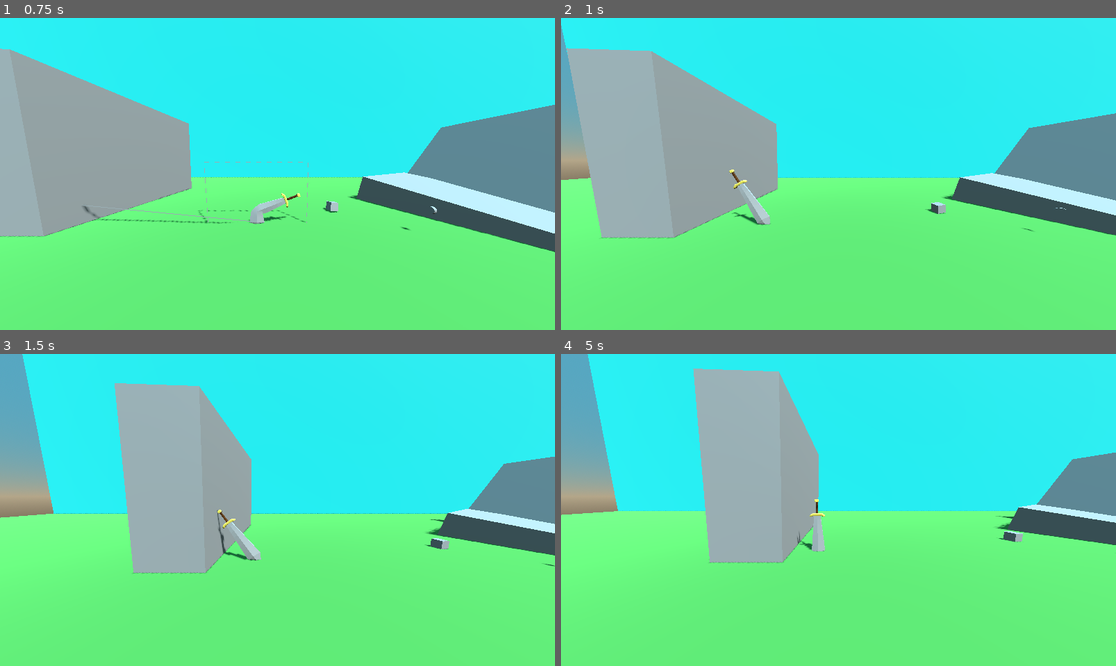
Above: before the commit, frames 1-4 (two rows, left to right).
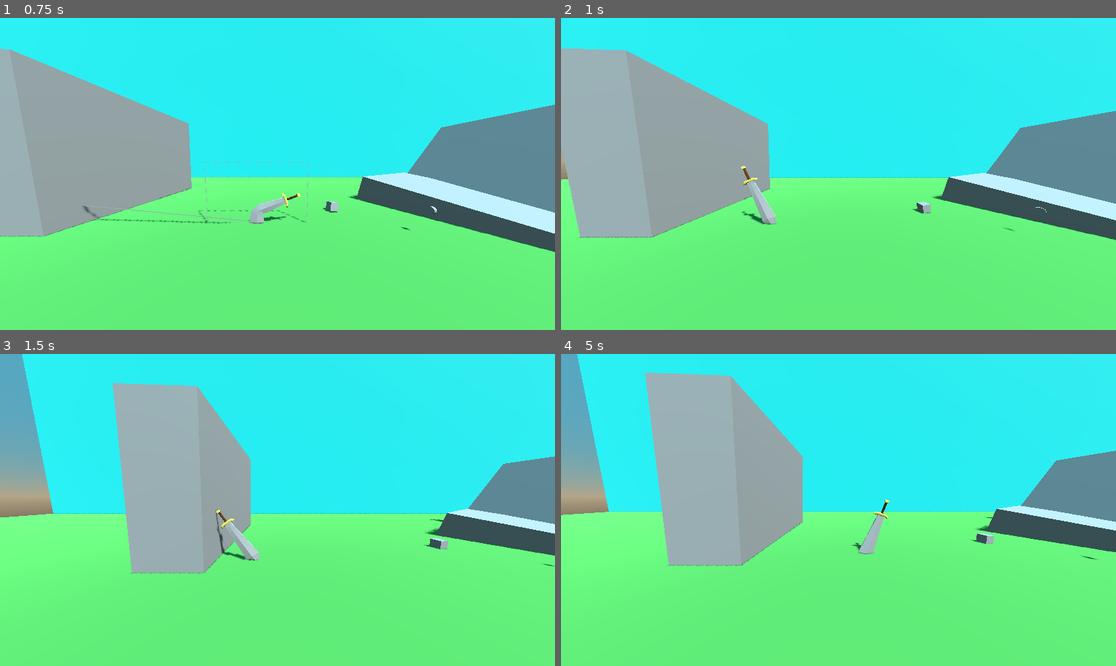
Above: after the commit, the same moments.

Repository: djoerres8/stabbing-over-it
Game: Godot game, scene res://scenes/scene1.tscn
Same seed, same stepped clock (60 frames per second), same inputs: the game is played once before the commit and once after it.
Inputs (mouse positions are in pixels of both pictures, inside the frame that each line leads up to):
- Up to frame 1 (0.75 s): tap Enter (ui_accept) at 0.5 s; move the mouse to (399, 158) at 0.52 s; hold Right (ui_right) from 0.53 s (still down); tap Mouse wheel down (scroll_down) at 0.6 s; click (399, 158) at 0.67 s
- Up to frame 2 (1 s): keep holding Right (ui_right); tap Enter (ui_accept) at 0.77 s
- Up to frame 3 (1.5 s): release Right (ui_right) at 1.25 s; drag from (166, 525) to (249, 572) at 1.27 s
- Up to frame 4 (5 s): move the mouse to (894, 441) at 2.02 s; hold Right (ui_right) 2.03-2.75 s; tap Mouse wheel down (scroll_down) at 2.1, 3.6 s; click (894, 441) at 2.17 s; drag from (810, 572) to (672, 463) at 2.77 s; move the mouse to (1005, 556) at 3.52 s; hold Left (ui_left) 3.53-4.25 s; click (1005, 556) at 3.67 s; tap Enter (ui_accept) at 3.77 s; drag from (672, 463) to (755, 432) at 4.27 s

Frame 1 is identical in both runs. In frame 2, 5.6% of the frame differs, in the area x 0-100%, y 2-72%; in frame 3, 0.7%; in frame 4, 12%, in the area x 0-100%, y 0-68%.

Commit message:
further refining sword physics
added fling animation

Diff:
--- a/scenes/stabbert.tscn
+++ b/scenes/stabbert.tscn
@@ -4,8 +4,8 @@
 [ext_resource type="Script" path="res://scripts/stabbert_camera.gd" id="2_ce6pi"]
 
 [sub_resource type="PhysicsMaterial" id="PhysicsMaterial_7of3c"]
-friction = 0.56
-bounce = 0.25
+friction = 0.5
+bounce = 0.4
 
 [sub_resource type="StandardMaterial3D" id="StandardMaterial3D_0bod1"]
 resource_name = "Hilt"
@@ -121,8 +121,9 @@
 bind/13/pose = Transform3D(1, 0, 0, 0, 0, -1, 0, 1, 0, 0, 0, 0)
 
 [sub_resource type="CylinderShape3D" id="CylinderShape3D_6ruyh"]
-height = 0.42946
-radius = 0.461509
+margin = 0.05
+height = 0.3
+radius = 0.45
 
 [sub_resource type="BoxShape3D" id="BoxShape3D_yltf1"]
 size = Vector3(0.388977, 0.283447, 0.213806)
@@ -131,7 +132,7 @@
 size = Vector3(0.215332, 1.06152, 0.164246)
 
 [sub_resource type="BoxShape3D" id="BoxShape3D_3kipt"]
-size = Vector3(45.5983, 25.6266, 1)
+size = Vector3(40, 40, 1)
 
 [node name="Stabbert" type="RigidBody3D"]
 axis_lock_linear_z = true
@@ -296,7 +297,7 @@
 collision_mask = 2
 
 [node name="bendableArea" type="CollisionShape3D" parent="Area3D"]
-transform = Transform3D(1, 0, 0, 0, 1, 0, 0, 0, 1, -0.028825, -2.84052, 0)
+transform = Transform3D(1, 0, 0, 0, 1, 0, 0, 0, 1, 0, -4, 0)
 shape = SubResource("BoxShape3D_3kipt")
 
 [node name="LeftHiltRay" type="RayCast3D" parent="."]
--- a/scripts/stabbert.gd
+++ b/scripts/stabbert.gd
@@ -20,13 +20,22 @@
 const MIN_Y_PULSE = 5
 const MAX_TORQUE = 30
 
+var pulse : Vector3
+var torque : Vector3
+
+#vairable that holds if the user is holding the left mouse button and and bending the sword
 var selected : bool = false
 
 #wether or not stabbert is currently impaling a surface
-var stabbed = false
-
-var start_position : Vector3
-var end_position : Vector3
+var stabbed : bool = false
+
+#track while the sword is being animated from release to fling
+var flinging : bool = false
+var flingPos1 : Vector3
+var flingPos2 : Vector3
+var flingPos3 : Vector3
+var handleBasePos : Vector3 = Vector3(0,5,0)
+var handlePos : int
 
 
 # Called when the node enters the scene tree for the first time.
@@ -42,7 +51,7 @@
 	$Camera_Controller.position = lerp($Camera_Controller.position, position, .1)
 
 	#launch box
-	if selected:
+	if selected and not flinging:
 		draw_launch_box()
 
 	#stop linear motion if impaled
@@ -63,18 +72,41 @@
 		self.linear_velocity = Vector3(0, 0, 0)  # Stop linear momentum
 		self.angular_velocity = Vector3(0, 0, 0)  # Stop angular momentum
 
-#stop all motion
+	if flinging:
+		match handlePos:
+			1:
+				handle.position = flingPos1
+				handlePos += 1
+			2:
+				handle.position = flingPos2
+				handlePos += 1
+			3:
+				handle.position = flingPos3
+				handlePos += 1
+			_:
+				handle.position = handleBasePos
+				flinging = false
+				shoot(pulse, torque)
+
+
+#stop all motion by setting gravity to 0
 func stop_motion() -> void:
 	linear_velocity = Vector3.ZERO
 	angular_velocity = Vector3.ZERO
 	gravity_scale = 0
 
+#Allow sword to continue moving
 func continue_motion() -> void:
 	stabbed = false
 	gravity_scale = GRAVITY_SCALE
 
+#check if sword is moveing. using .1 as that seems to be small enough that it wont actually move but the values get stuck lower a lot
 func is_motionless() -> bool:
 	return (abs(linear_velocity.x) <= 0.1 and abs(linear_velocity.y) <= 0.1)
+
+#helper function to get midpoint of 3 vetecies
+func get_midpoint(vec1: Vector3, vec2: Vector3) -> Vector3:
+	return (vec1 + vec2) / 2
 
 # given a pulse and torque apply force and rotation to the sword
 func shoot(pulse:Vector3, torque:Vector3)->void:
@@ -90,7 +122,6 @@
 	var angle = rotation.z  # Get the object's z-rotation in radians
 	var cos_angle = cos(angle)
 	var sin_angle = sin(angle)
-
 
   # Rotate the pulse vector in the X-Y plane
 	var adjusted_pulse = Vector3(
@@ -99,8 +130,83 @@
 		pulse.z  # Z stays the same
 	)
 
+	#Apply force to the sword
 	self.apply_impulse(adjusted_pulse) # just need x and y values
 	self.apply_torque_impulse(torque) # just need z value
+
+	#selected is turned here because we dont want it false before the sword starts moving
+	selected = false
+
+
+func _on_area_3d_input_event(camera: Node, event: InputEvent, event_position: Vector3, normal: Vector3, shape_idx: int) -> void:
+	#isten for mouse buttons
+	if event is InputEventMouseButton:
+
+		if event.is_pressed() and event.button_index == MOUSE_BUTTON_LEFT and (stabbed or is_motionless()):
+			selected = true
+
+	#raycast from camer to mouse position (x, y, 0)
+	#check if colliding with bendableArea
+	#if colliding, handle position = mouse position
+	if event is InputEventMouseMotion and selected and not flinging:
+		var areaCollision = camera.shoot_ray()
+		if areaCollision is Vector3:
+			# add 5 to y because that is the Handle's offset
+			handle.position = Vector3(areaCollision.x, areaCollision.y + 5, handle.position.z)
+
+			#get relative values
+			var pulse_x = ((clamp(areaCollision.x, -5, 5) - MIN_X_AREA) / (MAX_X_AREA - MIN_X_AREA)) * (MAX_X_PULSE*2) - MAX_X_PULSE
+			var pulse_y = ((clamp(areaCollision.y+5, -4, 6) - MIN_Y_AREA) / (MAX_Y_AREA - MIN_Y_AREA)) * (MAX_Y_PULSE - MIN_Y_PULSE) - MAX_Y_PULSE
+			draw_launch_direction(Vector3(pulse_x*-1, pulse_y*-1, 0))
+
+#listen for lmb release and fling
+func _input(event):
+
+	if event is InputEventMouseButton:
+		if event.is_released() and event.button_index == MOUSE_BUTTON_LEFT and selected:
+
+			#get vector the handle is at when releasing
+			var area_x = clamp(handle.position.x, MIN_X_AREA, MAX_X_AREA)
+			var area_y = clamp(handle.position.y, MIN_Y_AREA, MAX_Y_AREA)
+
+			# trandform the vector from where the handle is when releasing to the coresponding value from min-max for x and y
+			var pulse_x = ((area_x - MIN_X_AREA) / (MAX_X_AREA - MIN_X_AREA)) * (MAX_X_PULSE*2) - MAX_X_PULSE
+			var pulse_y = ((area_y - MIN_Y_AREA) / (MAX_Y_AREA - MIN_Y_AREA)) * (MAX_Y_PULSE - MIN_Y_PULSE) - MAX_Y_PULSE
+
+			#calculate pulse relative to the x vector, then add additional depending on how low the y axes is
+			var torque_z = ((pulse_x + MAX_X_PULSE) / (MAX_X_PULSE + MAX_X_PULSE)) * (MAX_TORQUE*2) - MAX_TORQUE
+			if area_y < 4:
+				if torque_z > 0:
+					torque_z = torque_z - (.5 * pulse_y)
+				else:
+					torque_z = torque_z + (.5 * pulse_y)
+
+			#set pulse and torque
+			torque = Vector3(0, 0, torque_z)
+			pulse = Vector3((pulse_x*-1), (pulse_y*-1), 0)
+
+			#get animation positions and start fling
+			flingPos2 = get_midpoint(handle.position, handleBasePos)
+			flingPos1 = get_midpoint(handle.position, flingPos2)
+			flingPos3 = get_midpoint(flingPos2, handleBasePos)
+			flinging = true
+			handlePos = 1
+
+			#remove guidelines
+			debug_mesh.clear_surfaces()
+
+#when sword tip enters a body
+func _on_sword_tip_area_body_entered(_body: Node3D) -> void:
+	stabbed = true
+	stop_motion()
+
+#when the sword tip exits a body
+func _on_sword_tip_area_body_exited(body: Node3D) -> void:
+	continue_motion()
+	stabbed = false
+
+
+##GUIDELINES
 
 #display launch direction
 func draw_launch_direction(pulse: Vector3):
@@ -162,81 +268,3 @@
 		debug_mesh.surface_add_vertex(segment_end)
 
 		current_length += segment_length * 2  # Adjust gap size
-
-
-func _on_area_3d_input_event(camera: Node, event: InputEvent, event_position: Vector3, normal: Vector3, shape_idx: int) -> void:
-	#isten for mouse buttons
-	if event is InputEventMouseButton:
-
-		if event.is_pressed() and event.button_index == MOUSE_BUTTON_LEFT and (stabbed or is_motionless()):
-			selected = true
-
-	#raycast from camer to mouse position (x, y, 0)
-	#check if colliding with bendableArea
-	#if colliding, handle position = mouse position
-	if event is InputEventMouseMotion and selected:
-		var areaCollision = camera.shoot_ray()
-		if areaCollision is Vector3:
-			# add 5 to y because that is the Handle's offset
-			handle.position = Vector3(areaCollision.x, areaCollision.y + 5, handle.position.z)
-
-			#get relative values
-			var pulse_x = ((clamp(areaCollision.x, -5, 5) - MIN_X_AREA) / (MAX_X_AREA - MIN_X_AREA)) * (MAX_X_PULSE*2) - MAX_X_PULSE
-			var pulse_y = ((clamp(areaCollision.y+5, -4, 6) - MIN_Y_AREA) / (MAX_Y_AREA - MIN_Y_AREA)) * (MAX_Y_PULSE - MIN_Y_PULSE) - MAX_Y_PULSE
-			draw_launch_direction(Vector3(pulse_x*-1, pulse_y*-1, 0))
-
-func _input(event):
-
-	if event is InputEventMouseButton:
-		if event.is_released() and event.button_index == MOUSE_BUTTON_LEFT and selected:
-
-			#vector the handle is at when mouse is released
-			var area_x = clamp(handle.position.x, MIN_X_AREA, MAX_X_AREA)
-			var area_y = clamp(handle.position.y, MIN_Y_AREA, MAX_Y_AREA)
-
-			#get relative values
-			var pulse_x = ((area_x - MIN_X_AREA) / (MAX_X_AREA - MIN_X_AREA)) * (MAX_X_PULSE*2) - MAX_X_PULSE
-			var pulse_y = ((area_y - MIN_Y_AREA) / (MAX_Y_AREA - MIN_Y_AREA)) * (MAX_Y_PULSE - MIN_Y_PULSE) - MAX_Y_PULSE
-
-
-
-			var torque = ((pulse_x + MAX_X_PULSE) / (MAX_X_PULSE + MAX_X_PULSE)) * (MAX_TORQUE*2) - MAX_TORQUE
-			print("y: ", area_y)
-			if area_y < 4:
-				if torque > 0:
-					torque = torque - (.5 * pulse_y)
-				else:
-					torque = torque + (.5 * pulse_y)
-
-			print("pre Torque: ", torque)
-
-			#normalize
-			#torque = ((torque + MAX_X_PULSE) / (MAX_X_PULSE + MAX_X_PULSE)) * (MAX_TORQUE*2) - MAX_TORQUE
-
-			print("Launch Vector: ", Vector3(pulse_x*-1, pulse_y*-1, 0))
-			print("Launch Torque: ", torque)
-
-
-			# Shoot
-			shoot(Vector3((pulse_x*-1), (pulse_y*-1), 0), Vector3(0, 0, torque))
-			selected = false
-
-			#remove guidelines
-			debug_mesh.clear_surfaces()
-
-			#reset handle position
-			handle.position = Vector3(0,5,0)
-
-
-
-
-func _on_sword_tip_area_body_entered(_body: Node3D) -> void:
-	print("STAB")
-	stabbed = true
-	stop_motion() # Replace with function body.
-
-
-func _on_sword_tip_area_body_exited(body: Node3D) -> void:
-	print("Bye Stab")
-	continue_motion()
-	stabbed = false
